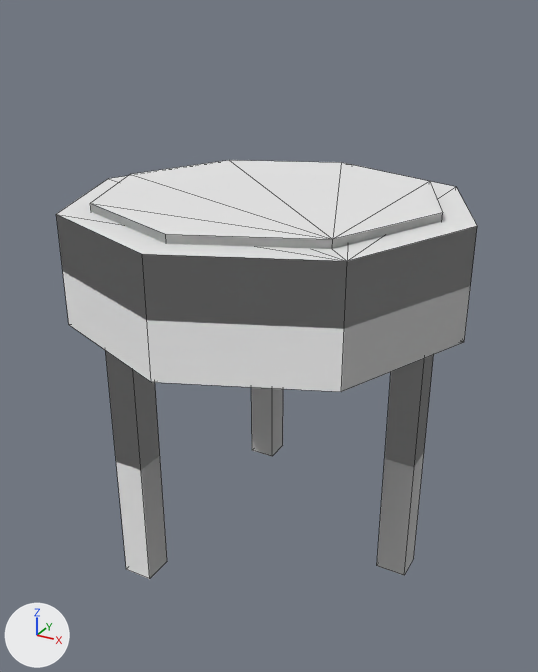
One commit to the OBJ model assets/models/dungeon/dungeon_brazier.obj: the scene before it, then after it.
Before and after are seen from a 50 mm camera at (0.445, -0.813, 0.709) aimed at (0.005, -0.013, 0.309). Arrows for +X, +Y and +Z are at lower left; the lights stay in place. The first picture is the older version. Mesh edges are drawn as thin lines. Where no turn or scale is listed for an object, it has been applied to the vertices. Vertices at exactly the same position are counted once.

Script lines for the objects in view, before the commit:
```python
me_dungeon_brazier = bpy.data.meshes.new('dungeon_brazier')
me_dungeon_brazier.from_pydata(...)  # a box spanning x 0.18..0.22, y -0.02..0.02, z 0.0..0.35, material slot 0; a box spanning x -0.12..-0.08, y 0.153..0.193, z 0.0..0.35, material slot 0; a box spanning x -0.12..-0.08, y -0.193..-0.153, z 0.0..0.35, material slot 0; an 8-sided cylinder along z spanning x -0.26..0.26, y -0.26..0.26, z 0.35..0.49, material slot 0; an 8-sided cylinder along z spanning x -0.22..0.22, y -0.22..0.22, z 0.45..0.5, material slot 1
me_dungeon_brazier.materials.append(mat_wrought_iron)  # white #e7e7e7
me_dungeon_brazier.materials.append(mat_glowing_embers)  # white #e7e7e7
ob_dungeon_brazier = bpy.data.objects.new('dungeon_brazier', me_dungeon_brazier)
ob_dungeon_brazier.location = (0.0, 0.0, 0.0)
```
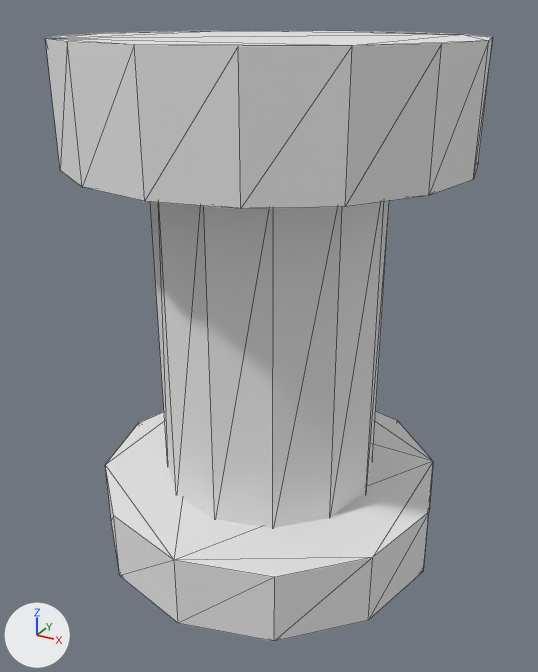
The change, as a list of edits to the scene's bpy script:
```text
Add mat_bronze_gold:
    mat_bronze_gold = principled_material('bronze_gold')
    mat_bronze_gold.base_color = (0.8, 0.8, 0.8)  # white #e7e7e7
    mat_bronze_gold.roughness = 1.0
Change me_dungeon_brazier:
    used by ob_dungeon_brazier; location = (0.0, 0.0, 0.0)
    remove me_dungeon_brazier.from_pydata(...)  # 56 vertices, 58 faces; spans x -0.26..0.26, y -0.26..0.26, z 0.0..0.5
    add me_dungeon_brazier.from_pydata(...)  # 80 vertices, 148 faces; spans x -0.25..0.25, y -0.25..0.25, z 0.0..0.68
    me_dungeon_brazier part 1: a new loose piece, a 12-sided cylinder along z spanning x -0.24..0.24, y -0.24..0.24, z 0.0..0.1, in mat_wrought_iron (white #e7e7e7)
    me_dungeon_brazier part 2: a new loose piece, a 12-sided cylinder along z spanning x -0.15..0.15, y -0.15..0.15, z 0.095..0.545, in mat_glowing_embers (white #e7e7e7)
    me_dungeon_brazier part 3: a new loose piece, a 16-sided cylinder along z spanning x -0.25..0.25, y -0.25..0.25, z 0.54..0.68, in mat_bronze_gold (white #e7e7e7)
    me_dungeon_brazier part 4: the loose piece of 16 vertices spanning x -0.22..0.22, y -0.22..0.22, z 0.45..0.5 is deleted
    me_dungeon_brazier part 5: the loose piece of 16 vertices spanning x -0.26..0.26, y -0.26..0.26, z 0.35..0.49 is deleted
    me_dungeon_brazier part 6: the loose piece of 8 vertices spanning x 0.18..0.22, y -0.02..0.02, z 0.0..0.35 is deleted
    me_dungeon_brazier part 7: the loose piece of 8 vertices spanning x -0.12..-0.08, y 0.153..0.193, z 0.0..0.35 is deleted
    me_dungeon_brazier part 8: the loose piece of 8 vertices spanning x -0.12..-0.08, y -0.193..-0.153, z 0.0..0.35 is deleted
    add me_dungeon_brazier.materials.append(mat_bronze_gold)  # white #e7e7e7
```

Location of each change, [x1, y1, x2, y2] in pixels of the pictures (538 x 672 px):
'dungeon_brazier', reshaped (6% wider, 46% taller)
    before: [56, 160, 477, 579]
    after: [45, 30, 493, 642]
part 1 of me_dungeon_brazier, added
    after: [105, 412, 433, 642]
part 2 of me_dungeon_brazier, added
    after: [150, 201, 389, 528]
part 3 of me_dungeon_brazier, added
    after: [45, 30, 493, 209]
part 4 of me_dungeon_brazier, deleted
    before: [90, 160, 443, 249]
part 5 of me_dungeon_brazier, deleted
    before: [56, 176, 477, 392]
part 6 of me_dungeon_brazier, deleted
    before: [377, 355, 434, 575]
part 7 of me_dungeon_brazier, deleted
    before: [251, 387, 283, 456]
part 8 of me_dungeon_brazier, deleted
    before: [105, 350, 167, 579]
